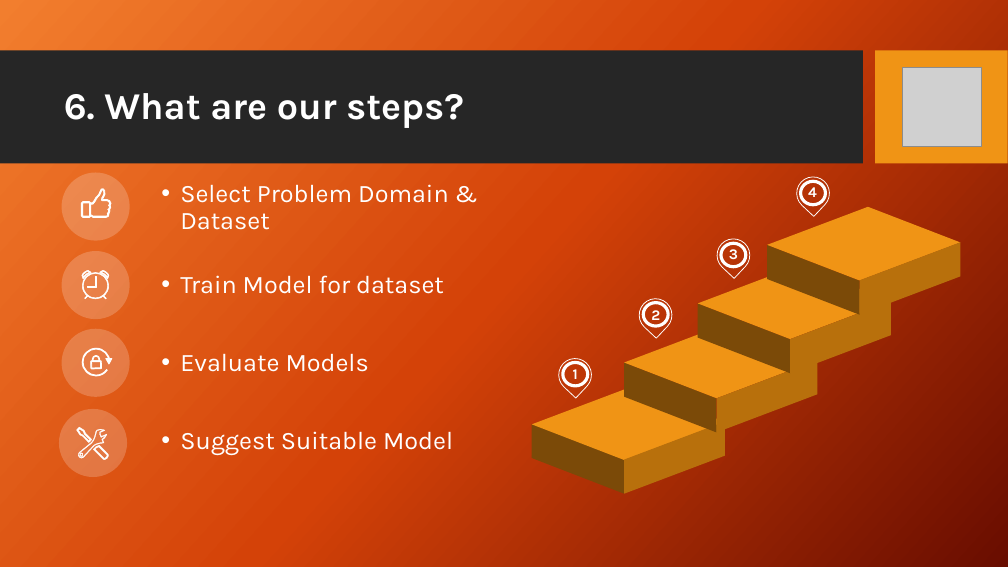
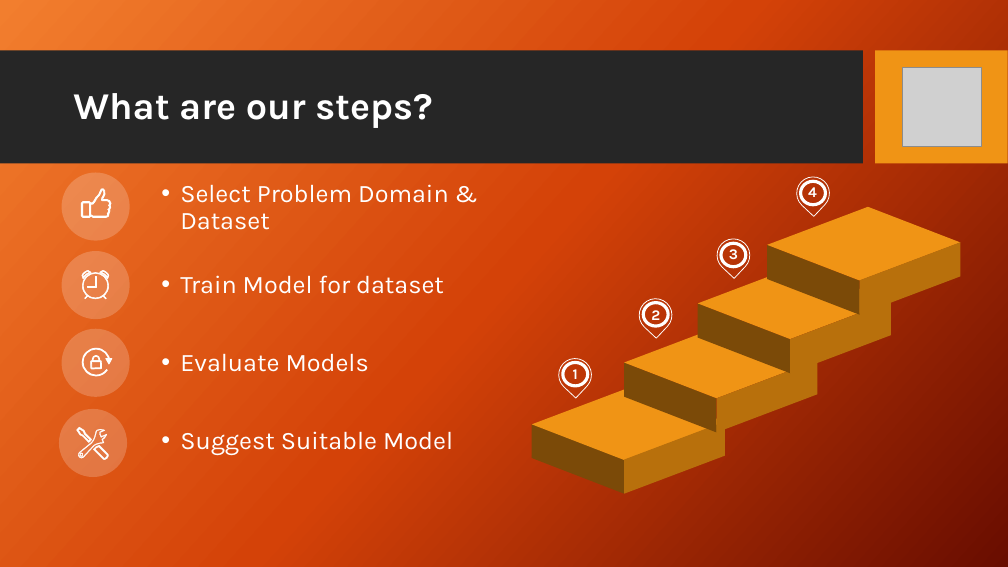
Before and after one commit to ItProject1920/data-science-project, a slide deck: slide 9 of Project Review FINAL.pptx. Drawn at 1008x567 pixels with LibreOffice and Linux fonts; fonts in the diff are those of the drawing; grey boxes stand for pictures; background and template pictures are left out. Boxes give left, top, right and bottom in pixels: in the first picture for what was removed or moved away, otherwise in the second. Text is boxed around its words. In the diff, an @@ line names an element or a change of style, - is before the commit and + after.

```diff
--- a/Project Review FINAL.pptx
+++ b/Project Review FINAL.pptx
@@ title at (73, 93, 432, 128): text changed @@
-6. What are our steps?
+What are our steps?
```
Also in this commit, not shown: 6 other slides changed.
